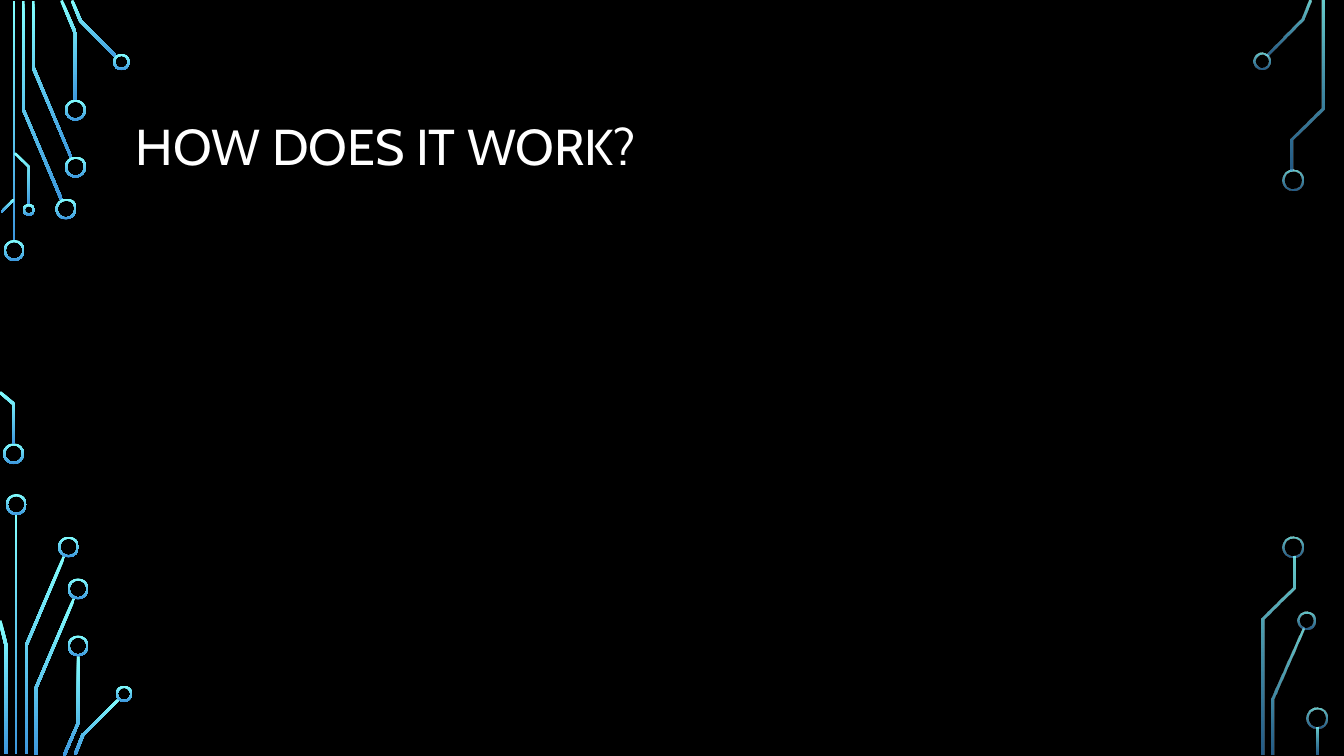
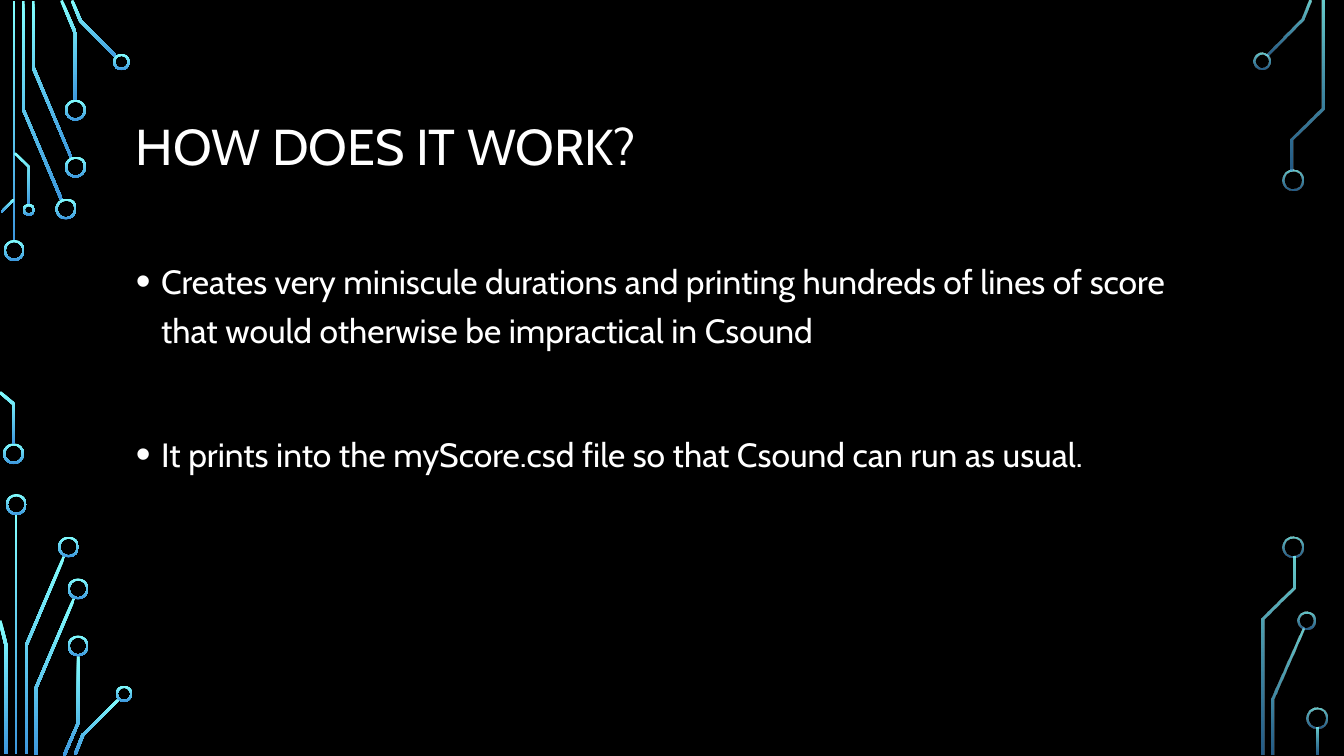
Before and after one commit to anita16lin/EP-353-Anita_Lin, a slide deck: slide 4 of Final-Project/Final_Deliverables/Presentation.pptx. Drawn at 1344x756 pixels with LibreOffice and Linux fonts; fonts in the diff are those of the drawing; background and template pictures are left out. Boxes give left, top, right and bottom in pixels: in the first picture for what was removed or moved away, otherwise in the second. Text is boxed around its words. In the diff, an @@ line names an element or a change of style, - is before the commit and + after.

```diff
--- a/Final-Project/Final_Deliverables/Presentation.pptx
+++ b/Final-Project/Final_Deliverables/Presentation.pptx
@@ text added at (161, 268, 1165, 475), 24 pt, text #FFFFFF @@
+• Creates very miniscule durations and printing hundreds of lines of score that would otherwise be impractical in Csound
+• It prints into the myScore.csd file so that Csound can run as usual.
```
Also in this commit, not shown: 4 other slides changed, 1 slide added, 1 slide removed, 1 other file.
